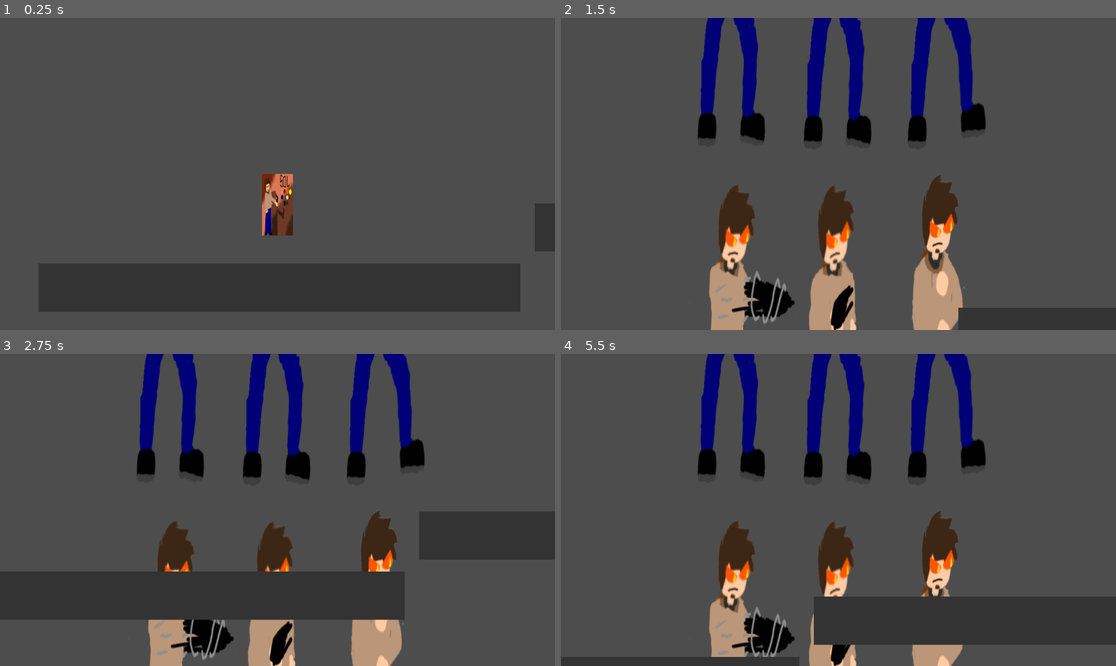
Above: before the commit, frames 1-4 (two rows, left to right).
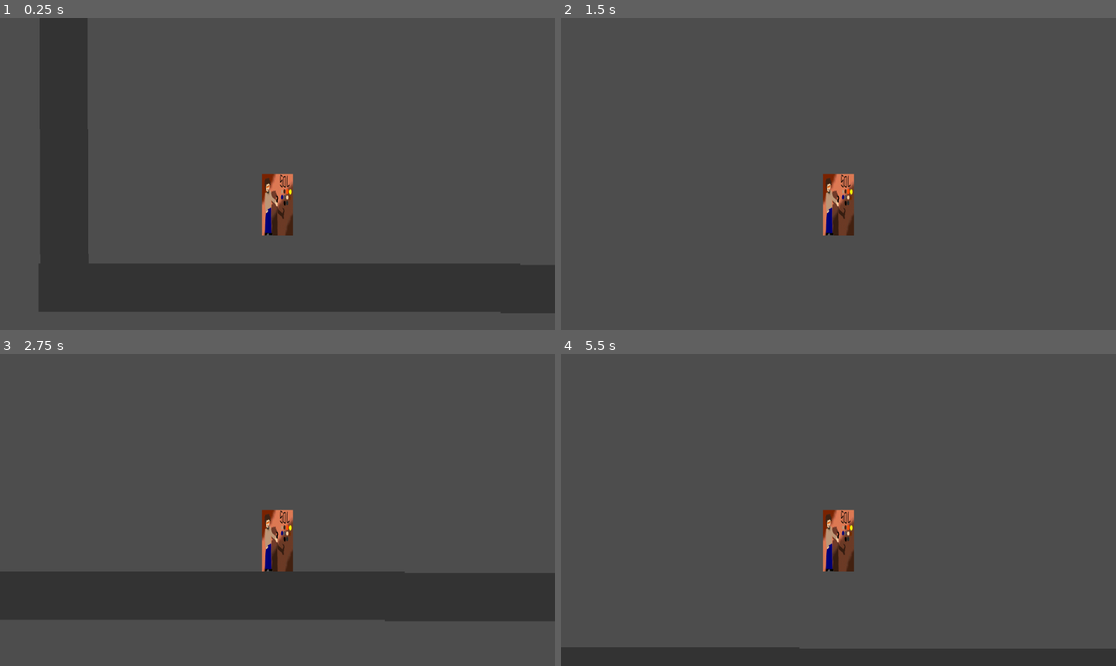
Above: after the commit, the same moments.

Repository: Iryn-e/OC-DeathBattle
Game: Godot game, scene res://scenes/World.tscn
Two runs of this game, one before a commit and one after it. Both use one fixed random seed, a clock stepped at 60 frames per second and the inputs below.
Inputs:
- Up to frame 1 (0.25 s): no input
- Up to frame 2 (1.5 s): tap Enter (ui_accept) at 0.5, 0.77 s; hold Right (ui_right) from 0.53 s (still down); tap Shift at 0.6, 1.35 s
- Up to frame 3 (2.75 s): tap Enter (ui_accept) at 1.52 s; release Right (ui_right) at 2.03 s; hold Left (ui_left) from 2.03 s (still down); tap Shift at 2.1 s
- Up to frame 4 (5.5 s): release Left (ui_left) at 2.78 s; hold Right (ui_right) 2.78-4.28 s; tap Shift every 0.75 s from 2.85 to 5.1 s; tap Enter (ui_accept) at 3.02, 3.77, 4.52 s; hold Left (ui_left) 4.28-5.03 s; hold Right (ui_right) from 5.03 s (still down)

The runs differ from the first frame. In frame 1, 8.3% of the frame differs, in the area x 7-100%, y 0-95%; in frame 2, 18%; in frame 3, 22%; in frame 4, 25%, in the area x 0-100%, y 0-100%.

Commit message:
ok

Diff:
--- /dev/null
+++ b/scenes/Platform7.gd
@@ -0,0 +1,11 @@
+extends StaticBody2D
+
+
+# Called when the node enters the scene tree for the first time.
+func _ready():
+	pass # Replace with function body.
+
+
+# Called every frame. 'delta' is the elapsed time since the previous frame.
+func _process(delta):
+	rotate(deg_to_rad(delta*100))
--- a/scenes/World.tscn
+++ b/scenes/World.tscn
@@ -1,6 +1,7 @@
-[gd_scene load_steps=4 format=3 uid="uid://clnk1q5mnhell"]
+[gd_scene load_steps=5 format=3 uid="uid://clnk1q5mnhell"]
 
 [ext_resource type="PackedScene" uid="uid://biyi7oj162d7m" path="res://scenes/Player.tscn" id="1_sb81j"]
+[ext_resource type="Script" path="res://scenes/Platform7.gd" id="2_t37cx"]
 
 [sub_resource type="QuadMesh" id="QuadMesh_56fwt"]
 size = Vector2(1000, 100)
@@ -25,7 +26,7 @@
 shape = SubResource("RectangleShape2D_qgdhn")
 
 [node name="Platform2" type="StaticBody2D" parent="."]
-position = Vector2(1030, -125)
+position = Vector2(959, 3)
 
 [node name="MeshInstance2D" type="MeshInstance2D" parent="Platform2"]
 modulate = Color(0.201527, 0.201527, 0.201527, 1)
@@ -35,3 +36,71 @@
 [node name="CollisionShape2D" type="CollisionShape2D" parent="Platform2"]
 position = Vector2(553, 468)
 shape = SubResource("RectangleShape2D_qgdhn")
+
+[node name="Car7002" type="Node2D" parent="."]
+
+[node name="Platform3" type="StaticBody2D" parent="Car7002"]
+position = Vector2(568, -420)
+
+[node name="MeshInstance2D" type="MeshInstance2D" parent="Car7002/Platform3"]
+modulate = Color(0.201527, 0.201527, 0.201527, 1)
+mesh = SubResource("QuadMesh_56fwt")
+
+[node name="CollisionShape2D" type="CollisionShape2D" parent="Car7002/Platform3"]
+shape = SubResource("RectangleShape2D_qgdhn")
+
+[node name="Platform4" type="StaticBody2D" parent="Car7002"]
+position = Vector2(2931, -0.999996)
+rotation = -1.53976
+
+[node name="MeshInstance2D" type="MeshInstance2D" parent="Car7002/Platform4"]
+modulate = Color(0.201527, 0.201527, 0.201527, 1)
+mesh = SubResource("QuadMesh_56fwt")
+
+[node name="CollisionShape2D" type="CollisionShape2D" parent="Car7002/Platform4"]
+shape = SubResource("RectangleShape2D_qgdhn")
+
+[node name="Platform7" type="StaticBody2D" parent="Car7002"]
+position = Vector2(1977, -927)
+rotation = -1.53976
+script = ExtResource("2_t37cx")
+
+[node name="MeshInstance2D" type="MeshInstance2D" parent="Car7002/Platform7"]
+modulate = Color(0.201527, 0.201527, 0.201527, 1)
+mesh = SubResource("QuadMesh_56fwt")
+
+[node name="CollisionShape2D" type="CollisionShape2D" parent="Car7002/Platform7"]
+shape = SubResource("RectangleShape2D_qgdhn")
+
+[node name="Platform5" type="StaticBody2D" parent="Car7002"]
+position = Vector2(105, 9)
+rotation = -1.57465
+
+[node name="MeshInstance2D" type="MeshInstance2D" parent="Car7002/Platform5"]
+modulate = Color(0.201527, 0.201527, 0.201527, 1)
+mesh = SubResource("QuadMesh_56fwt")
+
+[node name="CollisionShape2D" type="CollisionShape2D" parent="Car7002/Platform5"]
+shape = SubResource("RectangleShape2D_qgdhn")
+
+[node name="Platform8" type="StaticBody2D" parent="Car7002"]
+position = Vector2(2952, -897)
+rotation = -1.57465
+
+[node name="MeshInstance2D" type="MeshInstance2D" parent="Car7002/Platform8"]
+modulate = Color(0.201527, 0.201527, 0.201527, 1)
+mesh = SubResource("QuadMesh_56fwt")
+
+[node name="CollisionShape2D" type="CollisionShape2D" parent="Car7002/Platform8"]
+shape = SubResource("RectangleShape2D_qgdhn")
+
+[node name="Platform6" type="StaticBody2D" parent="Car7002"]
+position = Vector2(2437, 471)
+rotation = -0.048631
+
+[node name="MeshInstance2D" type="MeshInstance2D" parent="Car7002/Platform6"]
+modulate = Color(0.201527, 0.201527, 0.201527, 1)
+mesh = SubResource("QuadMesh_56fwt")
+
+[node name="CollisionShape2D" type="CollisionShape2D" parent="Car7002/Platform6"]
+shape = SubResource("RectangleShape2D_qgdhn")
--- a/scripts/HealthBar.gd
+++ b/scripts/HealthBar.gd
@@ -76,4 +76,4 @@
 	min_value = 0
 	max_value = total_hp
 	value = hp
-	hp = clamp(hp,0,total_hp)
+	hp = clamp(hp-1,0,total_hp)
--- a/scripts/Player.gd
+++ b/scripts/Player.gd
@@ -26,6 +26,9 @@
 	move_and_slide()
 
 func _input(event):
-	if event is InputEventKey and event.is_pressed():
+	if event is InputEventKey:
 		if event.keycode==KEY_SHIFT:
-			get_child(0).texture=load("res://assets/characters/this.png")
+			if event.is_pressed():
+				get_child(0).texture=load("res://assets/characters/this.png")
+			else:
+				get_child(0).texture=load("res://assets/characters/sol.png")
